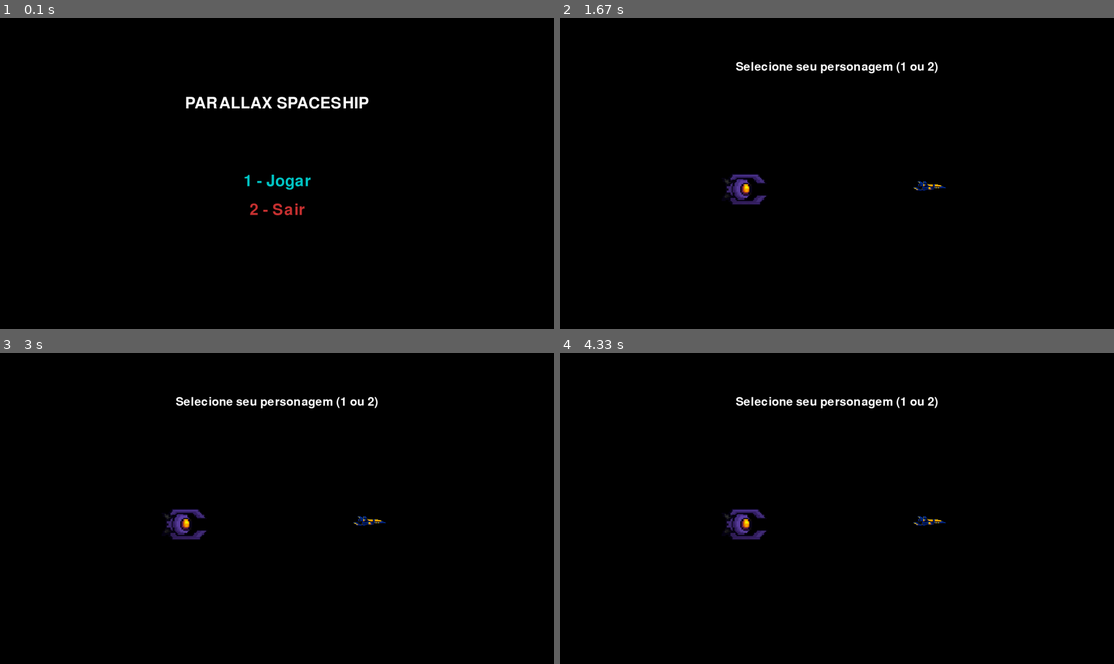
Above: before the commit, frames 1-4 (two rows, left to right).
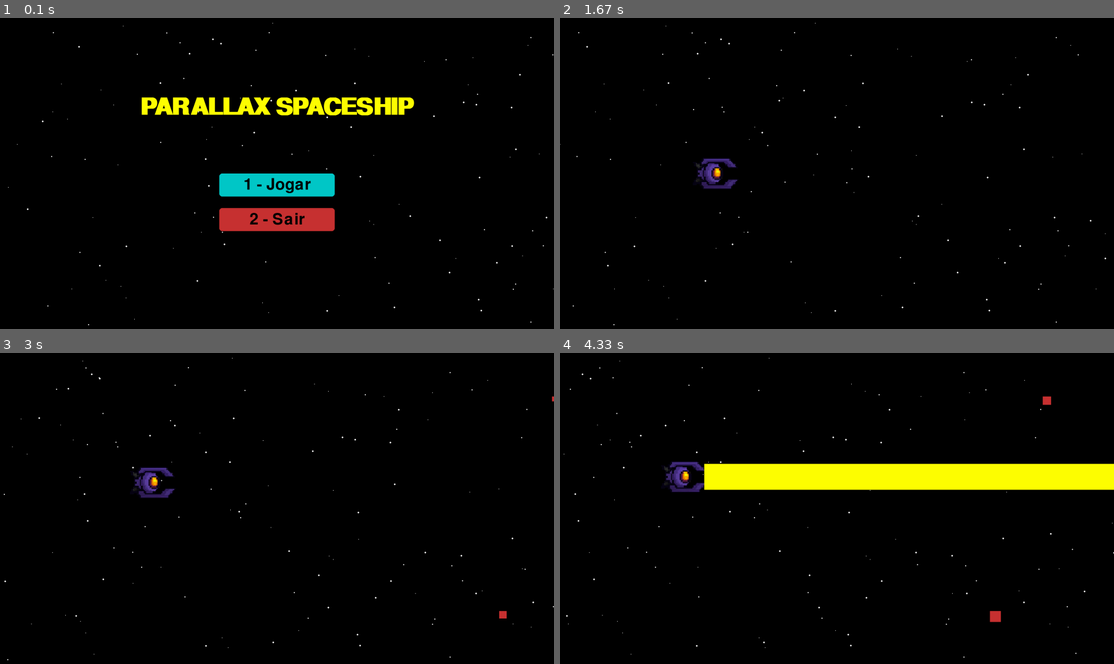
Above: after the commit, the same moments.

Repository: JoviOakz/PyGameFaculdade
Game: pygame game, started from arcSpacshpPrototype.py
Same seed, same stepped clock (60 frames per second), same inputs: the game is played once before the commit and once after it.
Inputs:
- Up to frame 1 (0.1 s): no input
- Up to frame 2 (1.67 s): tap 1 at 0.33 s; hold Space 0.67-1.13 s; hold Right 0.67-1.13 s; hold Right 1.17-1.63 s; tap Space at 1.23, 1.53 s
- Up to frame 3 (3 s): hold Up 1.67-1.97 s; tap Space at 1.73, 2.07, 2.37, 2.57, 2.87 s; hold Right 2-2.47 s; hold Left from 2.5 s (still down)
- Up to frame 4 (4.33 s): release Left at 3.03 s; hold Down 3.07-3.37 s; tap Space at 3.13, 3.47, 3.77, 3.9, 4.3 s; hold Left 3.4-3.8 s; hold Up 3.83-4.2 s; hold Right from 4.23 s (still down)

The runs differ from the first frame. In frame 1, 5.3% of the frame differs, in the area x 1-100%, y 1-99%; in frame 2, 1.5%; in frame 3, 1.6%; in frame 4, 8.0%, in the area x 0-100%, y 1-99%.

Commit message:
feat: implemented new functionalities and character select

Diff:
--- a/arcSpacshpPrototype.py
+++ b/arcSpacshpPrototype.py
@@ -15,6 +15,7 @@
 RED = (200, 50, 50)
 LIGHT_BLUE = (0, 200, 200)
 YELLOW = (255, 255, 0)
+GRAY = (50, 50, 50)
 
 # ----- Clock -----
 clock = pygame.time.Clock()
@@ -35,9 +36,11 @@
         self.speed = speed
         self.bullet_color = bullet_color
         self.bullet_speed = bullet_speed
-        self.shoot_type = shoot_type              # "bullet" ou "laser"
-        self.shoot_cooldown = shoot_cooldown      # em ms
-        self.last_shot_time = 0                   # controla o cooldown
+        self.shoot_type = shoot_type
+        self.shoot_cooldown = shoot_cooldown
+        self.last_shot_time = 0
+        self.laser_active = False
+        self.laser_start_time = 0
 
     def move(self, keys):
         if keys[pygame.K_UP]:
@@ -61,21 +64,31 @@
         )
         self.rect.clamp_ip(play_area)
 
-    def shoot(self):
+    def trigger_laser(self):
         now = pygame.time.get_ticks()
-        if now - self.last_shot_time < self.shoot_cooldown:
-            return None  # ainda em cooldown
-
-        self.last_shot_time = now
-
-        if self.shoot_type == "bullet":
+        if not self.laser_active and now - self.last_shot_time > self.shoot_cooldown:
+            self.laser_active = True
+            self.laser_start_time = now
+            self.last_shot_time = now
+
+    def shoot(self, holding=None):
+        now = pygame.time.get_ticks()
+        if self.shoot_type == "laser":
+            if self.laser_active:
+                if now - self.laser_start_time > 1125:  # 2 segundos
+                    self.laser_active = False
+                    return None
+                else:
+                    laser = pygame.Rect(self.rect.right - 10, self.rect.top + 10, WIDTH, self.rect.height - 20)
+                    return {"type": "laser", "rect": laser}
+            return None
+
+        elif self.shoot_type == "bullet":
+            if now - self.last_shot_time < self.shoot_cooldown:
+                return None
+            self.last_shot_time = now
             bullet = pygame.Rect(self.rect.right - 20, self.rect.centery - 3, 20, 6)
             return {"type": "bullet", "rect": bullet}
-
-        elif self.shoot_type == "laser":
-            # Laser atravessa a tela e dura 1s
-            laser = pygame.Rect(self.rect.right - 10, self.rect.top+10, WIDTH, self.rect.height-20)
-            return {"type": "laser", "rect": laser, "expire": now + 1000}
 
 # =========================================
 # ----------- GAME STATES -----------------
@@ -94,20 +107,20 @@
     "img": ship1_img,
     "speed": 5,
     "bullet_color": YELLOW,
-    "bullet_speed": 12,
+    "bullet_speed": 10,
     "size": (160, 110),
     "shoot_type": "laser",
-    "shoot_cooldown": 2000   # 2 segundos de cooldown
+    "shoot_cooldown": 3500   # 2 segundos de cooldown
 }
 
 ship2_cfg = {
     "img": ship2_img,
     "speed": 9,
     "bullet_color": WHITE,
-    "bullet_speed": 20,
+    "bullet_speed": 26,
     "size": (141, 90),
     "shoot_type": "bullet",
-    "shoot_cooldown": 20    # 0.2 segundos de cooldown
+    "shoot_cooldown": 250    # 0.08 segundos de cooldown
 }
 
 # ----- Bullets -----
@@ -140,12 +153,38 @@
     reset_stars()
 
 # =========================================
+# ----------- CHARACTER SELECT VARS -------
+# =========================================
+cols, rows = 3, 3
+slot_size = 150
+spacing = 25
+total_width = cols * slot_size + (cols - 1) * spacing
+total_height = rows * slot_size + (rows - 1) * spacing
+start_x = WIDTH // 2 - total_width // 2
+start_y = 350
+
+slots = []
+idx = 1
+for row in range(rows):
+    for col in range(cols):
+        x = start_x + col * (slot_size + spacing)
+        y = start_y + row * (slot_size + spacing)
+        rect = pygame.Rect(x, y, slot_size, slot_size)
+        slots.append({"rect": rect, "index": idx})
+        idx += 1
+
+selected_slot = 0  # começa no primeiro
+
+# =========================================
 # ----------- GAME LOOP -------------------
 # =========================================
 while True:
     clock.tick(60)
 
-    for event in pygame.event.get():
+    keys = pygame.key.get_pressed()
+
+    events = pygame.event.get()
+    for event in events:
         if event.type == pygame.QUIT:
             pygame.quit()
             sys.exit()
@@ -162,20 +201,32 @@
         # ----- CHARACTER SELECTION -----
         elif game_state == CHARACTER_SELECT:
             if event.type == pygame.KEYDOWN:
-                if event.key == pygame.K_1:
-                    ship = Ship(**ship1_cfg)
-                    game_state = GAME
-                if event.key == pygame.K_2:
-                    ship = Ship(**ship2_cfg)
-                    game_state = GAME
+                if event.key == pygame.K_RIGHT and (selected_slot + 1) % cols != 0:
+                    selected_slot += 1
+                elif event.key == pygame.K_LEFT and selected_slot % cols != 0:
+                    selected_slot -= 1
+                elif event.key == pygame.K_DOWN and selected_slot + cols < len(slots):
+                    selected_slot += cols
+                elif event.key == pygame.K_UP and selected_slot - cols >= 0:
+                    selected_slot -= cols
+                elif event.key == pygame.K_SPACE:  # confirma escolha
+                    chosen_index = slots[selected_slot]["index"]
+                    if chosen_index == 1:
+                        ship = Ship(**ship1_cfg)
+                        game_state = GAME
+                    elif chosen_index == 2:
+                        ship = Ship(**ship2_cfg)
+                        game_state = GAME
 
         # ----- GAME -----
         elif game_state == GAME:
             if event.type == pygame.KEYDOWN:
                 if event.key == pygame.K_ESCAPE:
                     game_state = PAUSE  # pausa o jogo
-                if event.key == pygame.K_SPACE and ship:
-                    shot = ship.shoot()
+                if ship and ship.shoot_type == "laser" and event.key == pygame.K_SPACE:
+                    ship.trigger_laser()  # dispara laser por 2 segundos
+                if ship and ship.shoot_type == "bullet" and event.key == pygame.K_SPACE:
+                    shot = ship.shoot(False)
                     if shot:
                         bullets.append(shot)
 
@@ -198,43 +249,73 @@
     # ----- MENU -----
     if game_state == MENU:
         screen.fill(BLACK)
-        font = pygame.font.SysFont(None, 80)
-        title = font.render("PARALLAX SPACESHIP", True, WHITE)
-        start = font.render("1 - Jogar", True, LIGHT_BLUE)
-        quit_game = font.render("2 - Sair", True, RED)
-
+        for star in stars:
+            pygame.draw.circle(screen, WHITE, (star[0], star[1]), star[3])
+
+        font_title = pygame.font.SysFont(None, 120, bold=True)
+        font_btn = pygame.font.SysFont(None, 80)
+
+        title = font_title.render("PARALLAX SPACESHIP", True, YELLOW)
         screen.blit(title, (WIDTH // 2 - title.get_width() // 2, HEIGHT // 4))
-        screen.blit(start, (WIDTH // 2 - start.get_width() // 2, HEIGHT // 2))
-        screen.blit(quit_game, (WIDTH // 2 - quit_game.get_width() // 2, HEIGHT // 2 + 100))
+
+        start_rect = pygame.Rect(WIDTH // 2 - 200, HEIGHT // 2, 400, 80)
+        pygame.draw.rect(screen, LIGHT_BLUE, start_rect, border_radius=10)
+        start_txt = font_btn.render("1 - Jogar", True, BLACK)
+        screen.blit(start_txt, (start_rect.centerx - start_txt.get_width() // 2, start_rect.centery - start_txt.get_height() // 2))
+
+        quit_rect = pygame.Rect(WIDTH // 2 - 200, HEIGHT // 2 + 120, 400, 80)
+        pygame.draw.rect(screen, RED, quit_rect, border_radius=10)
+        quit_txt = font_btn.render("2 - Sair", True, BLACK)
+        screen.blit(quit_txt, (quit_rect.centerx - quit_txt.get_width() // 2, quit_rect.centery - quit_txt.get_height() // 2))
 
     # ----- CHARACTER SELECTION -----
     elif game_state == CHARACTER_SELECT:
         screen.fill(BLACK)
-        font = pygame.font.SysFont(None, 60)
-        text = font.render("Selecione seu personagem (1 ou 2)", True, WHITE)
-        screen.blit(text, (WIDTH // 2 - text.get_width() // 2, 150))
-
-        preview1 = pygame.transform.scale(ship1_img, ship1_cfg["size"])
-        preview2 = pygame.transform.scale(ship2_img, ship2_cfg["size"])
-        screen.blit(preview1, (WIDTH // 3 - preview1.get_width() // 2, HEIGHT // 2))
-        screen.blit(preview2, (2 * WIDTH // 3 - preview2.get_width() // 2, HEIGHT // 2))
+        font = pygame.font.SysFont(None, 80, bold=True)
+        text = font.render("ESCOLHA SUA NAVE", True, YELLOW)
+        screen.blit(text, (WIDTH // 2 - text.get_width() // 2, 180))
+
+        for i, slot in enumerate(slots):
+            rect = slot["rect"]
+            idx = slot["index"]
+
+            if idx == 1:
+                preview = pygame.transform.scale(ship1_img, (slot_size-20, slot_size-20))
+                screen.blit(preview, (rect.x+10, rect.y+10))
+            elif idx == 2:
+                preview = pygame.transform.scale(ship2_img, (slot_size-20, slot_size-20))
+                screen.blit(preview, (rect.x+10, rect.y+10))
+            else:
+                pygame.draw.rect(screen, GRAY, rect)
+                pygame.draw.rect(screen, WHITE, rect, 2)
+                lock_txt = pygame.font.SysFont(None, 40).render("???", True, WHITE)
+                screen.blit(lock_txt, (rect.centerx - lock_txt.get_width()//2, rect.centery - lock_txt.get_height()//2))
+
+            if i == selected_slot:
+                pygame.draw.rect(screen, YELLOW, rect, 6)
+
+        instr = pygame.font.SysFont(None, 50).render("Use as setas e Espaço para confirmar", True, WHITE)
+        screen.blit(instr, (WIDTH // 2 - instr.get_width() // 2, HEIGHT - 100))
 
     # ----- GAME -----
     elif game_state == GAME and ship:
-        # Movimento nave
-        keys = pygame.key.get_pressed()
         ship.move(keys)
 
-        # Movimento balas/lasers
-        now = pygame.time.get_ticks()
+        if ship.shoot_type == "laser":
+            shot = ship.shoot()
+            if shot:
+                if len(bullets) == 0 or bullets[-1]["type"] != "laser":
+                    bullets.append(shot)
+                else:
+                    bullets[-1] = shot
+            else:
+                bullets = [b for b in bullets if b["type"] != "laser"]
+
+        # Movimento balas normais
         for bullet in bullets[:]:
             if bullet["type"] == "bullet":
                 bullet["rect"].x += ship.bullet_speed
                 if bullet["rect"].x > WIDTH:
-                    bullets.remove(bullet)
-
-            elif bullet["type"] == "laser":
-                if now > bullet["expire"]:
                     bullets.remove(bullet)
 
         # Movimento estrelas
@@ -265,7 +346,7 @@
                 if bullet["rect"].colliderect(enemy_rect):
                     enemies.remove(enemy)
                     if bullet["type"] == "bullet":
-                        bullets.remove(bullet)  # laser não desaparece ao colidir
+                        bullets.remove(bullet)
                     break
 
         # ----- Draw -----
